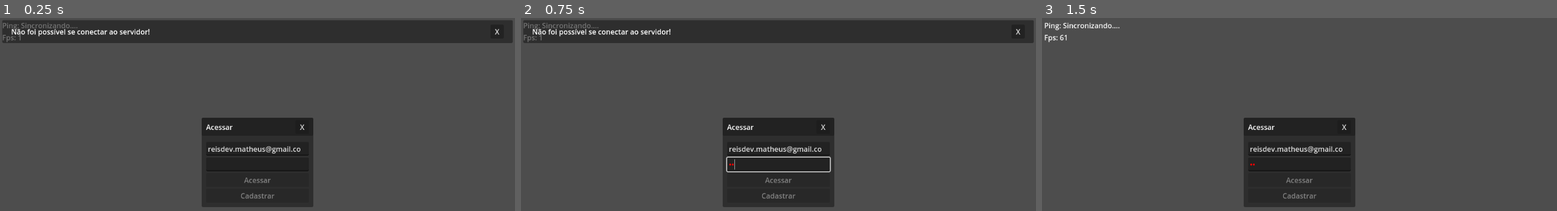
Above: before the commit, frames 1-3 (left to right).
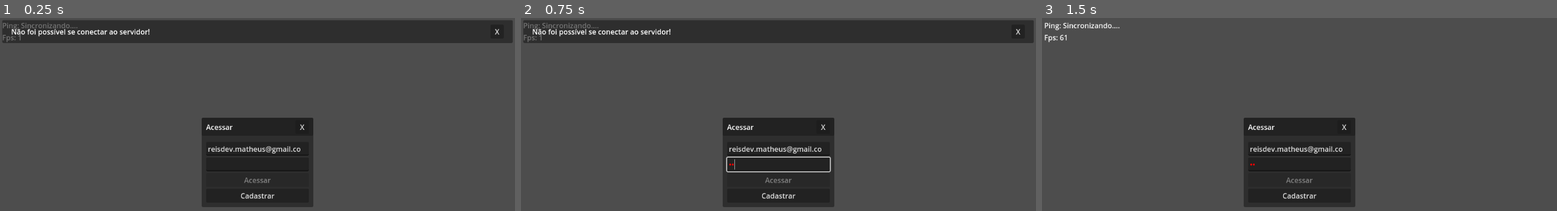
Above: after the commit, the same moments.

Repository: matheusoreis/GodoClient
Game: Godot game, scene res://main.tscn
Two runs of this game, one before a commit and one after it. Both use one fixed random seed, a clock stepped at 60 frames per second and the inputs below.
Inputs (mouse positions are in pixels of both pictures, inside the frame that each line leads up to):
- Up to frame 1 (0.25 s): no input
- Up to frame 2 (0.75 s): click (778, 164) at 0.52 s; type "12" at 0.6 s
- Up to frame 3 (1.5 s): click "X" at 1.25 s

The runs differ from the first frame. In frame 1, less than 0.1% of the frame differs, in the area x 46-54%, y 90-94%; in frame 2, less than 0.1%; in frame 3, less than 0.1%.

Commit message:
Animação incompleta

Diff:
--- a/main.tscn
+++ b/main.tscn
@@ -1,10 +1,11 @@
-[gd_scene load_steps=6 format=3 uid="uid://37ljdjh8mlav"]
+[gd_scene load_steps=7 format=3 uid="uid://37ljdjh8mlav"]
 
 [ext_resource type="Script" path="res://main.gd" id="1_yb6d6"]
 [ext_resource type="PackedScene" uid="uid://46156qldxcyf" path="res://scenes/ui/menu/access_account/access_account_ui.tscn" id="2_842pl"]
 [ext_resource type="PackedScene" uid="uid://dvkpksmeiyjyi" path="res://scenes/ui/menu/create_account/create_account_ui.tscn" id="3_vg40n"]
 [ext_resource type="PackedScene" uid="uid://cg10364e05v16" path="res://scenes/ui/menu/char_list/char_list_ui.tscn" id="4_qlj5w"]
 [ext_resource type="PackedScene" uid="uid://cb2fjmbvllsok" path="res://scenes/ui/menu/create_char/create_char_ui.tscn" id="5_aeujk"]
+[ext_resource type="PackedScene" uid="uid://ukuau6hyip7h" path="res://scenes/ui/game/char_details/char_details_ui.tscn" id="6_kobmy"]
 
 [node name="Main" type="Control" node_paths=PackedStringArray("_fps_label")]
 layout_mode = 3
@@ -71,3 +72,6 @@
 char_list_ui = NodePath("../CharListUI")
 
 [node name="InGame" type="CanvasLayer" parent="."]
+
+[node name="CharDetailsUI" parent="InGame" instance=ExtResource("6_kobmy")]
+visible = false
--- a/multiplayer/communication/incoming/char_disconnected.gd
+++ b/multiplayer/communication/incoming/char_disconnected.gd
@@ -1,5 +1,14 @@
 class_name CharDisconnected extends RefCounted
 
 
-func handle(_message : ServerMessage, _scene_tree: SceneTree) -> void:
-	pass
+func handle(message : ServerMessage, scene_tree: SceneTree) -> void:
+	var char_id := message.get_int32()
+
+	var current_map_tree := '/root/Main/Game/MapBase/Chars'
+	var current_map = scene_tree.root.get_node(current_map_tree)
+
+	if current_map:
+		var character_instance: BaseCharacter = current_map.get_node_or_null(str(char_id))
+
+		if character_instance:
+			character_instance.queue_free()
--- a/multiplayer/communication/incoming/char_moved.gd
+++ b/multiplayer/communication/incoming/char_moved.gd
@@ -6,16 +6,16 @@
 	var char_x := message.get_int32()
 	var char_y := message.get_int32()
 	var direction := message.get_int32()
+	var is_moving := message.get_string()
 
-	var current_map_tree := '/root/Main/Game/Maps/' + str(char_map) + '/Chars'
+	var current_map_tree := '/root/Main/Game/MapBase/Chars'
 	var current_map = scene_tree.root.get_node(current_map_tree)
 
-	#if current_map:
-		#var character_instance: BaseCharacter = current_map.get_node_or_null(str(char_id))
-#
-		#if character_instance and not character_instance.is_local_player:
-			## Atualiza a posição do grid
-			#var character_grid_position = Vector2(char_x, char_y)
-#
-			## Atualiza a posição do personagem remoto
-			#character_instance.update_remote_position(character_grid_position, direction)
+	if current_map:
+		var character_instance: BaseCharacter = current_map.get_node_or_null(str(char_id))
+
+		if character_instance and not character_instance.is_local_player:
+			var character_grid_position = Vector2(char_x, char_y)
+
+
+			character_instance.update_remote_position(character_grid_position, direction, is_moving)
--- a/multiplayer/communication/incoming/char_selected.gd
+++ b/multiplayer/communication/incoming/char_selected.gd
@@ -4,7 +4,7 @@
 func handle(message : ServerMessage, scene_tree: SceneTree) -> void:
 	var char_id := message.get_int32()
 	var char_name := message.get_string()
-	var _char_gender := message.get_string()
+	var char_gender := message.get_string()
 	var char_map := message.get_int32()
 	var char_x := message.get_int32()
 	var char_y := message.get_int32()
@@ -15,8 +15,11 @@
 	var current_map_tree := '/root/Main/Game'
 	var current_map = scene_tree.root.get_node(current_map_tree)
 	current_map.add_child(map_instantiate)
-	map_instantiate.spawn_char(char_id, char_name, char_x, char_y)
+	map_instantiate.spawn_char(char_id, char_name, char_gender, char_x, char_y, true)
 
 	var menu_tree := '/root/Main/Menu'
+	var in_game_tree := '/root/Main/InGame'
 	var menu := scene_tree.root.get_node(menu_tree) as CanvasLayer
+	var in_game := scene_tree.root.get_node(in_game_tree) as CanvasLayer
 	menu.hide()
+	in_game.show()
--- a/multiplayer/communication/incoming/map_chars_to.gd
+++ b/multiplayer/communication/incoming/map_chars_to.gd
@@ -1,26 +1,18 @@
 class_name MapCharsTo extends RefCounted
 
 func handle(message: ServerMessage, scene_tree: SceneTree) -> void:
+	var map_helper = MapHelper.new()
+
 	var num_chars := message.get_int16()
 
 	for i in range(num_chars):
 		var char_id := message.get_int32()
 		var char_name := message.get_string()
-		var _char_gender := message.get_string()
+		var char_gender := message.get_string()
 		var char_map := message.get_int32()
 		var char_x := message.get_int32()
 		var char_y := message.get_int32()
 		var _char_direction := message.get_int8()
 
-		#var character_scene = preload('res://scenes/players/base_character.tscn') as PackedScene
-		#var character_instance: BaseCharacter = character_scene.instantiate()
-		#character_instance.name = str(char_id)
-		#character_instance.player_name = char_name
-		#character_instance.player_id = char_id
-		#character_instance.is_local_player = false
-		#character_instance.position = Vector2(char_x, char_y)
-#
-		#var current_map_tree := '/root/Main/Game/Maps/' + str(char_map) + '/Chars'
-		#var current_map = scene_tree.root.get_node(current_map_tree)
-		#if current_map:
-			#current_map.add_child(character_instance)
+		var map_base = map_helper.ensure_map_is_instantiated(scene_tree)
+		map_base.spawn_char(char_id, char_name, char_gender, char_x, char_y, false)
--- a/multiplayer/communication/incoming/new_char_to_map.gd
+++ b/multiplayer/communication/incoming/new_char_to_map.gd
@@ -1,24 +1,15 @@
 class_name NewCharToMap extends RefCounted
 
 func handle(message: ServerMessage, scene_tree: SceneTree) -> void:
+	var map_helper = MapHelper.new()
+
 	var char_id := message.get_int32()
 	var char_name := message.get_string()
-	var _char_gender := message.get_string()
+	var char_gender := message.get_string()
 	var char_map := message.get_int32()
 	var char_x := message.get_int32()
 	var char_y := message.get_int32()
 	var _char_direction := message.get_int8()
 
-	#var character_scene = preload('res://scenes/players/base_character.tscn') as PackedScene
-	#var character_instance: BaseCharacter = character_scene.instantiate()
-	#character_instance.name = str(char_id)
-	#character_instance.player_name = char_name
-	#character_instance.player_id = char_id
-	#character_instance.is_local_player = false
-	#character_instance.position = Vector2(char_x, char_y)
-#
-#
-	#var current_map_tree := '/root/Main/Game/Maps/' + str(char_map) + '/Chars'
-	#var current_map = scene_tree.root.get_node(current_map_tree)
-	#if current_map:
-		#current_map.add_child(character_instance)
+	var map_base = map_helper.ensure_map_is_instantiated(scene_tree)
+	map_base.spawn_char(char_id, char_name, char_gender, char_x, char_y, false)
--- a/multiplayer/communication/outgoing/move_char.gd
+++ b/multiplayer/communication/outgoing/move_char.gd
@@ -1,9 +1,10 @@
 class_name MoveChar extends ClientMessage
 
 
-func _init(posX: int, posY: int, direction: int) -> void:
+func _init(posX: int, posY: int, direction: int, animation: String) -> void:
 	super._init(ClientHeaders.list.MoveChar)
 
 	self.put_int32(posX)
 	self.put_int32(posY)
 	self.put_int32(direction)
+	self.put_string(animation)
--- a/multiplayer/net/handler.gd
+++ b/multiplayer/net/handler.gd
@@ -15,6 +15,7 @@
 var map_chars_to: MapCharsTo
 var new_char_to: NewCharToMap
 var char_moved: CharMoved
+var char_disconnected: CharDisconnected
 
 
 func _init() -> void:
@@ -32,6 +33,7 @@
 	map_chars_to = MapCharsTo.new()
 	new_char_to = NewCharToMap.new()
 	char_moved = CharMoved.new()
+	char_disconnected = CharDisconnected.new()
 
 	register_requests()
 
@@ -51,6 +53,7 @@
 	request_handlers[ServerHeaders.list.MapCharsTo] = Callable(map_chars_to, "handle")
 	request_handlers[ServerHeaders.list.NewCharToMap] = Callable(new_char_to, "handle")
 	request_handlers[ServerHeaders.list.CharMoved] = Callable(char_moved, "handle")
+	request_handlers[ServerHeaders.list.CharDisconnected] = Callable(char_disconnected, "handle")
 
 
 func handle_message(message: ServerMessage, scene_tree: SceneTree) -> void:
--- a/scenes/entities/player/base_char.gd
+++ b/scenes/entities/player/base_char.gd
@@ -11,13 +11,16 @@
 
 @export_category('Variables')
 @export var _move_speed: float = 96
+@export var _friction: float = 96
+@export var _accelerate: float = 96
+
 @export var _raycast_vertical =  8
 @export var _raycast_horizontal = 12
 
 var player_id: int
 var player_name: String
+var gender: String
 var is_local_player: bool = true
-
 
 enum Direction {
 	LEFT,
@@ -31,8 +34,7 @@
 var previous_position: Vector2 = Vector2.ZERO
 
 var time_since_last_send: float = 0.0
-var send_delay: float = 0.1
-
+var send_delay: float = 0.02
 
 signal char_clicked(char: BaseCharacter)
 
@@ -45,31 +47,45 @@
 
 func _physics_process(delta: float) -> void:
 	if is_local_player:
-		_move()
-
+		_move(delta)
 		_update_raycast()
 
 		if _raycast.is_colliding():
 			velocity = Vector2.ZERO
 			_play_idle_animation()
-		else:
-			move_and_slide()
 
 		_check_position_change(delta)
 		_update_animation()
 
 
-func _move() -> void:
-	var direction: Vector2 = Vector2(
-		Input.get_axis("walking_left", "walking_right"),
-		Input.get_axis("walking_up", "walking_down")
-	)
+
+func get_movement_direction() -> Vector2:
+	var direction = Vector2.ZERO
+
+	if Input.is_action_pressed('walking_left'):
+		direction.x -= 1
+	elif Input.is_action_pressed('walking_right'):
+		direction.x += 1
+	elif Input.is_action_pressed('walking_up'):
+		direction.y -= 1
+	elif Input.is_action_pressed('walking_down'):
+		direction.y += 1
+
+	return direction
+
+
+func _move(delta: float) -> void:
+	var direction = get_movement_direction()
 
 	if direction != Vector2.ZERO:
 		last_direction = direction.normalized()
 		_update_direction_to_server()
+		velocity = direction * _move_speed
+	else:
+		velocity.x = 0
+		velocity.y = 0
 
-	velocity = direction.normalized() * _move_speed
+	move_and_slide()
 
 
 func _update_animation() -> void:
@@ -135,11 +151,11 @@
 
 
 func send_movement():
-	var move_message = MoveChar.new(round(position.x), round(position.y), direction_to_server)
+	var move_message = MoveChar.new(round(position.x), round(position.y), direction_to_server, '')
 	move_message.send()
 
 
-func update_remote_position(new_position: Vector2, new_direction: int):
+func update_remote_position(new_position: Vector2, new_direction: int, animation: String):
 	if not is_local_player:
 		var tween = create_tween()
 		tween.tween_property(self, "position", new_position, 0.1)
@@ -147,4 +163,21 @@
 
 func _on_target_area_input_event(viewport: Node, event: InputEvent, shape_idx: int) -> void:
 	if event is InputEventMouseButton and event.pressed:
-		print('emitiu')
+		var char_detail_tree := '/root/Main/InGame/CharDetailsUI'
+		var character_detail := get_tree().root.get_node(char_detail_tree) as CharacterDetail
+		character_detail.title_label.text = player_name
+		character_detail.gender_label.text = 'Gender:' + gender
+		character_detail.show()
+
+
+func _play_animation(animation_name: String) -> void:
+	if animation_name == "walking_left":
+		_animation.play("walking_left")
+	elif animation_name == "walking_right":
+		_animation.play("walking_right")
+	elif animation_name == "walking_up":
+		_animation.play("walking_up")
+	elif animation_name == "walking_down":
+		_animation.play("walking_down")
+	else:
+		_play_idle_animation()
--- a/scenes/entities/player/base_char.tscn
+++ b/scenes/entities/player/base_char.tscn
@@ -298,6 +298,7 @@
 [node name="BaseChar" type="CharacterBody2D" node_paths=PackedStringArray("_name", "_camera", "_raycast", "_texture", "_animation", "target_area")]
 motion_mode = 1
 slide_on_ceiling = false
+wall_min_slide_angle = 0.0
 platform_on_leave = 2
 platform_floor_layers = 0
 script = ExtResource("1_dy70s")
--- a/scenes/maps/map_base.gd
+++ b/scenes/maps/map_base.gd
@@ -3,13 +3,14 @@
 @export var chars_location: Node2D
 
 
-func spawn_char(id: int, name: String, pos_x: int, pos_y: int) -> void:
+func spawn_char(id: int, char_name: String, char_gender: String, pos_x: int, pos_y: int, local_player: bool) -> void:
 	var char_res = preload('res://scenes/entities/player/base_char.tscn') as PackedScene
 	var char_instantiate: BaseCharacter = char_res.instantiate()
 	char_instantiate.name = str(id)
 	char_instantiate.player_id = id
-	char_instantiate.player_name = name
+	char_instantiate.player_name = char_name
+	char_instantiate.gender = char_gender
 	char_instantiate.position = Vector2(pos_x, pos_y)
-	char_instantiate.is_local_player = true
+	char_instantiate.is_local_player = local_player
 
 	chars_location.add_child(char_instantiate)
--- /dev/null
+++ b/scenes/maps/map_helper.gd
@@ -0,0 +1,14 @@
+class_name MapHelper extends Node
+
+# Função para garantir que o mapa está instanciado no jogo
+func ensure_map_is_instantiated(scene_tree: SceneTree) -> MapBase:
+	var _alert: AlertUI = AlertUI.new()
+
+	var current_map_tree := '/root/Main/Game/MapBase'
+	var current_map = scene_tree.root.get_node_or_null(current_map_tree)
+
+	if current_map == null:
+		_alert.show_alert(scene_tree, 'Erro ao processar o mapa, desconectando...')
+		Multiplayer.websocket.disconnect_from_host()
+
+	return current_map as MapBase
--- /dev/null
+++ b/scenes/ui/game/char_details/char_details_ui.gd
@@ -0,0 +1,11 @@
+class_name CharacterDetail extends PanelContainer
+
+@export_category('Componentes')
+@export var title_label: Label
+@export var gender_label: Label
+
+
+func _on_close_button_pressed() -> void:
+	title_label.text = ''
+	gender_label.text = ''
+	hide()
--- /dev/null
+++ b/scenes/ui/game/char_details/char_details_ui.tscn
@@ -0,0 +1,63 @@
+[gd_scene load_steps=3 format=3 uid="uid://ukuau6hyip7h"]
+
+[ext_resource type="Script" path="res://scenes/ui/game/char_details/char_details_ui.gd" id="1_2xrr6"]
+[ext_resource type="Script" path="res://scenes/ui/top_bar.gd" id="2_khy8c"]
+
+[node name="CharDetailsUI" type="PanelContainer" node_paths=PackedStringArray("title_label", "gender_label")]
+custom_minimum_size = Vector2(250, 100)
+offset_right = 250.0
+offset_bottom = 100.0
+size_flags_horizontal = 4
+script = ExtResource("1_2xrr6")
+title_label = NodePath("LayoutVBox/TopBar/TopBarMarginContainer/TopBarContentHBox/TitleLabel")
+gender_label = NodePath("LayoutVBox/ContentMargin/ContentVBox/Gender")
+
+[node name="LayoutVBox" type="VBoxContainer" parent="."]
+layout_mode = 2
+
+[node name="TopBar" type="Panel" parent="LayoutVBox"]
+custom_minimum_size = Vector2(0, 40)
+layout_mode = 2
+script = ExtResource("2_khy8c")
+target_node = NodePath("../..")
+
+[node name="TopBarMarginContainer" type="MarginContainer" parent="LayoutVBox/TopBar"]
+layout_mode = 1
+anchors_preset = 15
+anchor_right = 1.0
+anchor_bottom = 1.0
+grow_horizontal = 2
+grow_vertical = 2
+theme_override_constants/margin_left = 10
+theme_override_constants/margin_top = 5
+theme_override_constants/margin_right = 10
+theme_override_constants/margin_bottom = 5
+
+[node name="TopBarContentHBox" type="HBoxContainer" parent="LayoutVBox/TopBar/TopBarMarginContainer"]
+layout_mode = 2
+
+[node name="TitleLabel" type="Label" parent="LayoutVBox/TopBar/TopBarMarginContainer/TopBarContentHBox"]
+layout_mode = 2
+size_flags_horizontal = 3
+text = "Raizen"
+
+[node name="CloseButton" type="Button" parent="LayoutVBox/TopBar/TopBarMarginContainer/TopBarContentHBox"]
+custom_minimum_size = Vector2(30, 0)
+layout_mode = 2
+text = "X"
+
+[node name="ContentMargin" type="MarginContainer" parent="LayoutVBox"]
+layout_mode = 2
+theme_override_constants/margin_left = 10
+theme_override_constants/margin_top = 10
+theme_override_constants/margin_right = 10
+theme_override_constants/margin_bottom = 10
+
+[node name="ContentVBox" type="VBoxContainer" parent="LayoutVBox/ContentMargin"]
+layout_mode = 2
+
+[node name="Gender" type="Label" parent="LayoutVBox/ContentMargin/ContentVBox"]
+layout_mode = 2
+text = "Gender:"
+
+[connection signal="pressed" from="LayoutVBox/TopBar/TopBarMarginContainer/TopBarContentHBox/CloseButton" to="." method="_on_close_button_pressed"]
--- a/scenes/ui/menu/access_account/access_account_ui.tscn
+++ b/scenes/ui/menu/access_account/access_account_ui.tscn
@@ -80,7 +80,6 @@
 
 [node name="CreateButton" type="Button" parent="LayoutVBox/ContentMargin/ContentVBox"]
 layout_mode = 2
-disabled = true
 text = "Cadastrar"
 
 [connection signal="pressed" from="LayoutVBox/TopBar/TopBarMarginContainer/TopBarContentHBox/CloseButton" to="." method="_on_close_button_pressed"]
